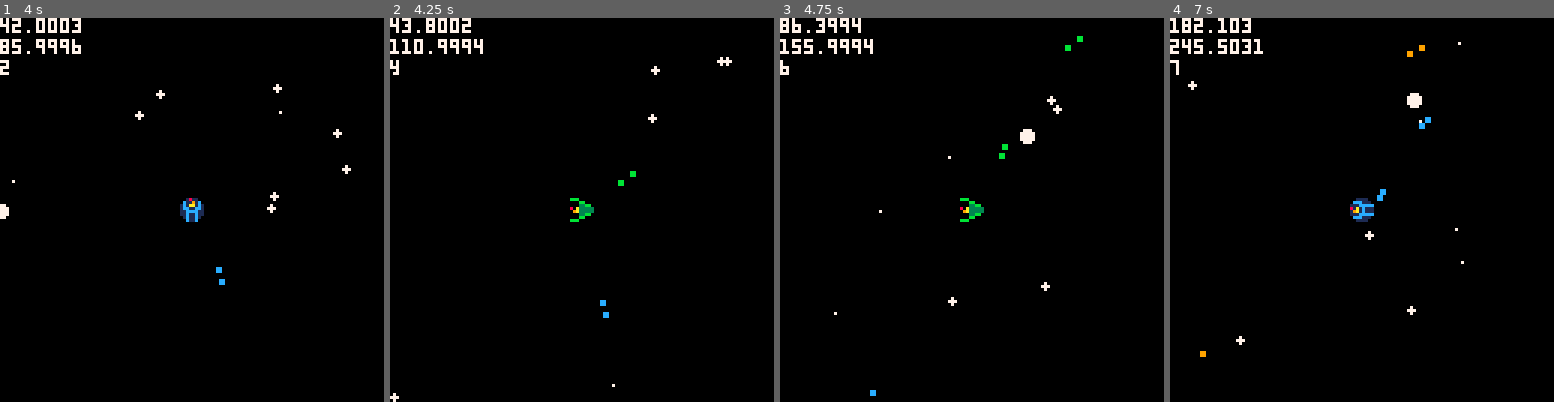
Above: before the commit, frames 1-4 (left to right).
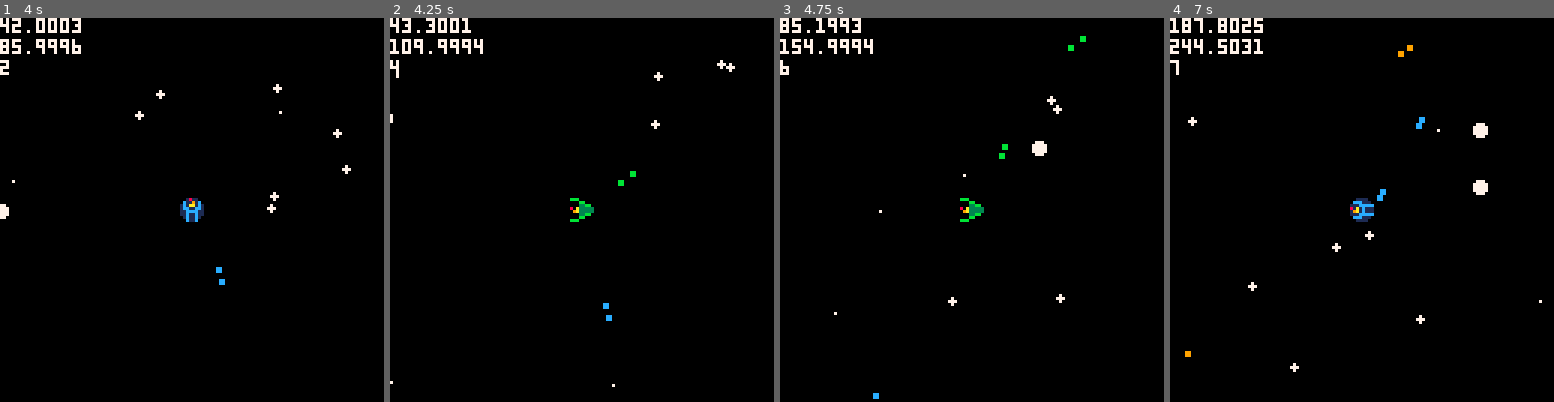
Above: after the commit, the same moments.

Repository: autoelk/SpacePirate
Game: PICO-8 cartridge SpacePirate.p8
Two runs of this game, one before a commit and one after it. Both use one fixed random seed, a clock stepped at 60 frames per second and the inputs below.
Inputs:
- Up to frame 1 (4 s): tap X (X key) at 0.33, 1.07, 1.85, 2.97 s; tap O (Z key) at 0.7, 1.7, 2.1, 2.5, 2.9, 3.3, 3.7 s; hold Right 1.6-2.1 s; hold Up 2.15-2.42 s; hold Right 2.47-3.03 s; hold Left 3.08-3.58 s; hold Down 3.63-3.97 s
- Up to frame 2 (4.25 s): hold Right from 4.02 s (still down); tap X (X key) at 4.08 s; tap O (Z key) at 4.1 s
- Up to frame 3 (4.75 s): tap O (Z key) at 4.5 s; release Right at 4.68 s; hold Up from 4.73 s (still down)
- Up to frame 4 (7 s): tap O (Z key) every 0.4 s from 4.9 to 6.9 s; release Up at 5.03 s; hold Left 5.08-5.68 s; tap X (X key) at 5.2, 6.32 s; hold Down 5.73-6.03 s; hold Right 6.08-6.58 s; hold Right from 6.63 s (still down)

Frame 1 is identical in both runs. In frame 2, 0.5% of the frame differs, in the area x 0-90%, y 0-100%; in frame 3, 0.5%; in frame 4, 1.1%, in the area x 3-97%, y 0-93%.

Commit message:
Added better support for ship class

Diff:
--- a/SpacePirate.p8
+++ b/SpacePirate.p8
@@ -31,27 +31,27 @@
 function shoot()
   local bullet = {}
 	if player.dir == 0 then
-		bullet.xspeed = -(ships[player.ship].speed + 1)
+		bullet.xspeed = -(player.ship.speed + 1)
 		bullet.yspeed = 0
 		bullet.x = 60
 		bullet.y = 64
 	elseif player.dir == 1 then
-		bullet.xspeed = (ships[player.ship].speed + 1)
+		bullet.xspeed = (player.ship.speed + 1)
 		bullet.yspeed = 0
 		bullet.x = 68
 		bullet.y = 64
 	elseif player.dir == 2 then
 		bullet.xspeed = 0
-		bullet.yspeed = -(ships[player.ship].speed + 1)
+		bullet.yspeed = -(player.ship.speed + 1)
 		bullet.x = 64
 		bullet.y = 60
   elseif player.dir == 3 then
 		bullet.xspeed = 0
-		bullet.yspeed = (ships[player.ship].speed + 1)
+		bullet.yspeed = (player.ship.speed + 1)
 		bullet.x = 64
 		bullet.y = 68
   end
-	bullet.color = ships[player.ship].color
+	bullet.color = player.ship.color
 	add(bullets, bullet)
 end
 
@@ -67,11 +67,11 @@
 function _update()
   gametime = gametime + 1
   if gamestage == "space" then
-		player.speed = ships[player.ship].speed
 		-- change ship
 		if btnp(5) then
-			player.ship += 1
-			if player.ship > #ships then player.ship = 1 end
+			player.shipnum += 1
+			if player.shipnum > #ships then player.shipnum = 1 end
+			player.ship = ships[player.shipnum]
 		end
 		-- exit ship
 		-- if btnp(5) then
@@ -80,32 +80,32 @@
 		-- end
 		-- player movement
     if btn(0) then
-      player.vx -= player.speed / 10
+      player.vx -= player.ship.speed / 10
       player.dir = 0
     end
     if btn(1) then
-      player.vx += player.speed / 10
+      player.vx += player.ship.speed / 10
       player.dir = 1
     end
     if btn(2) then
-      player.vy -= player.speed / 10
+      player.vy -= player.ship.speed / 10
       player.dir = 2
     end
     if btn(3) then
-      player.vy += player.speed / 10
+      player.vy += player.ship.speed / 10
       player.dir = 3
     end
     if(gametime % 12 < 6) then
-      player.sprite = 48 + 16 * player.ship + 2 * player.dir
+      player.sprite = 48 + 16 * player.shipnum + 2 * player.dir
     else
-      player.sprite = 48 + 16 * player.ship + 2 * player.dir + 1
+      player.sprite = 48 + 16 * player.shipnum + 2 * player.dir + 1
     end
     player.x += player.vx
     player.y += player.vy
-    if player.vx > player.speed then player.vx = player.speed end
-    if player.vy > player.speed then player.vy = player.speed end
-    if player.vx < -player.speed then player.vx = -player.speed end
-    if player.vy < -player.speed then player.vy = -player.speed end
+    if player.vx > player.ship.speed then player.vx = player.ship.speed end
+    if player.vy > player.ship.speed then player.vy = player.ship.speed end
+    if player.vx < -player.ship.speed then player.vx = -player.ship.speed end
+    if player.vy < -player.ship.speed then player.vy = -player.ship.speed end
 		-- shooting
 		if btn(4) then
 			shoot()
@@ -248,7 +248,8 @@
 		player.speed = 3
     --ship
     player.dir = 2
-    player.ship = 1
+    player.shipnum = 1
+		player.ship = ships[player.shipnum]
     player.sprite = 64
   end
   if gamestage == "platform" then
